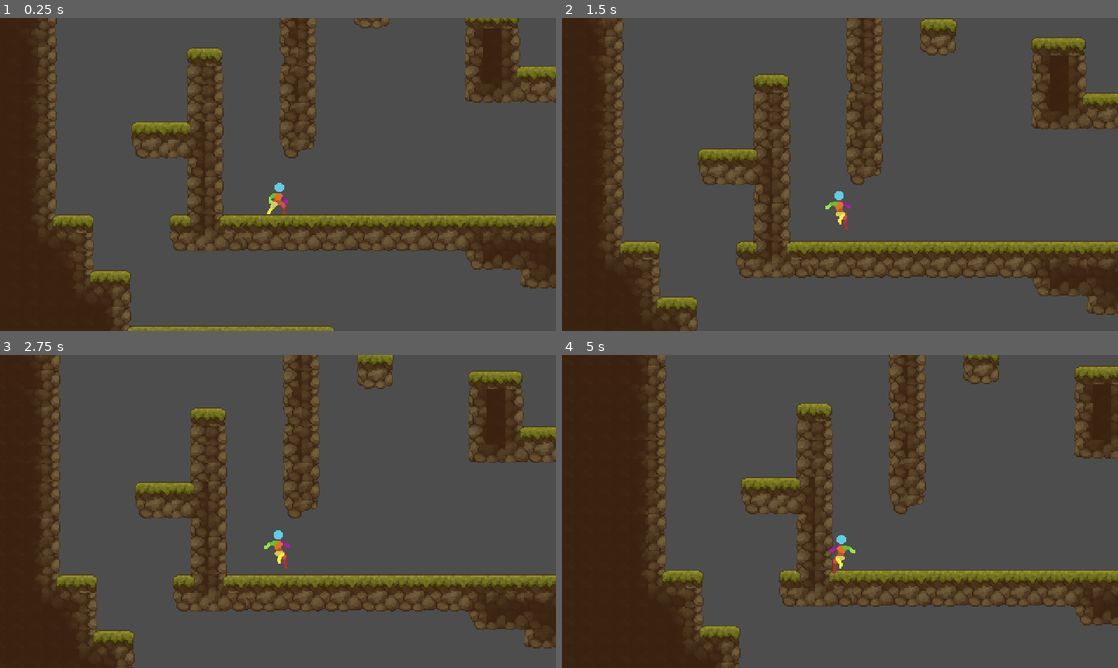
Above: before the commit, frames 1-4 (two rows, left to right).
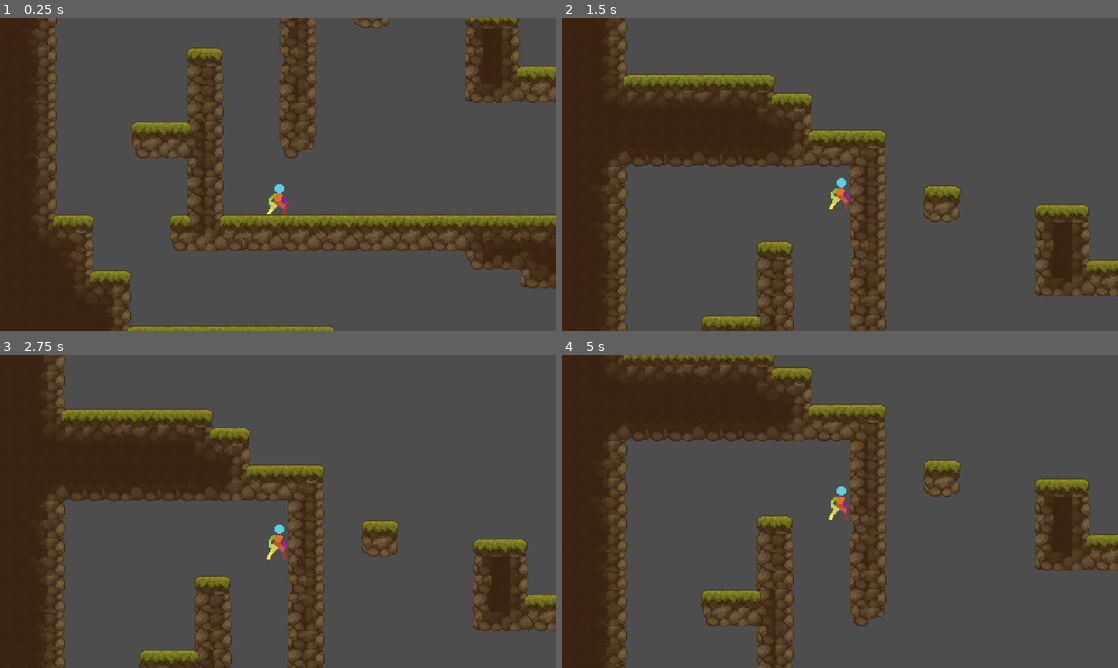
Above: after the commit, the same moments.

Repository: Ketei/UnnamedGame
Game: Godot game, scene res://Test/test_world.tscn
Same seed, same stepped clock (60 frames per second), same inputs: the game is played once before the commit and once after it.
Inputs:
- Up to frame 1 (0.25 s): no input
- Up to frame 2 (1.5 s): tap Enter (ui_accept) at 0.5 s; hold Right (gc_right) 0.53-1.28 s; hold Shift (gc_walk) 0.53-1.28 s; tap A (gc_jump) at 0.77, 0.8, 1.07, 1.35 s; hold Down (gc_down) from 1.28 s (still down)
- Up to frame 3 (2.75 s): tap A (gc_jump) at 1.52, 1.82, 2.3 s; tap Shift (gc_walk) at 1.55 s; release Down (gc_down) at 2.03 s; hold Right (gc_right) from 2.03 s (still down); hold Shift (gc_walk) from 2.03 s (still down)
- Up to frame 4 (5 s): release Right (gc_right) at 2.78 s; release Shift (gc_walk) at 2.78 s; hold Up (gc_up) 2.78-3.53 s; tap Shift (gc_walk) at 2.85, 4.35 s; tap A (gc_jump) at 3.02, 3.32, 4.52, 4.82 s; hold A (gc_jump) 3.53-4.28 s; hold Left (gc_left) from 3.53 s (still down)

The runs differ from the first frame. In frame 1, less than 0.1% of the frame differs, in the area x 48-52%, y 52-63%; in frame 2, 35%; in frame 3, 36%; in frame 4, 46%, in the area x 8-100%, y 0-100%.
Error after the commit: Parse Error: Could not find type "AnimationList" in the current scope. (res://Scripts/Modules/ModuleAnimationPlayer.gd:10)

Commit message:
Updated modules to work with animation state machine

Diff:
--- /dev/null
+++ b/Nodes/StateMachines/player_anim_fsm.tscn
@@ -0,0 +1,42 @@
+[gd_scene load_steps=3 format=3 uid="uid://ergcsbjtx8h5"]
+
+[ext_resource type="Script" path="res://Scripts/BaseClasses/StateMachine.gd" id="1_v4236"]
+[ext_resource type="Script" path="res://Scripts/BaseClasses/Animation/AnimationList.gd" id="2_ccu30"]
+
+[node name="Root" type="Node" node_paths=PackedStringArray("initial_state")]
+script = ExtResource("1_v4236")
+initial_state = NodePath("Ground")
+
+[node name="Ground" type="Node" parent="." node_paths=PackedStringArray("initial_state")]
+script = ExtResource("1_v4236")
+initial_state = NodePath("Movement")
+
+[node name="Movement" type="Node" parent="Ground" node_paths=PackedStringArray("initial_state")]
+script = ExtResource("1_v4236")
+initial_state = NodePath("Idle")
+
+[node name="Idle" type="Node" parent="Ground/Movement"]
+script = ExtResource("2_ccu30")
+
+[node name="Walk" type="Node" parent="Ground/Movement"]
+script = ExtResource("2_ccu30")
+
+[node name="Run" type="Node" parent="Ground/Movement"]
+script = ExtResource("2_ccu30")
+
+[node name="Air" type="Node" parent="." node_paths=PackedStringArray("initial_state")]
+script = ExtResource("1_v4236")
+initial_state = NodePath("Movement")
+
+[node name="Movement" type="Node" parent="Air" node_paths=PackedStringArray("initial_state")]
+script = ExtResource("1_v4236")
+initial_state = NodePath("Fall")
+
+[node name="Jump" type="Node" parent="Air/Movement"]
+script = ExtResource("2_ccu30")
+
+[node name="Fall" type="Node" parent="Air/Movement"]
+script = ExtResource("2_ccu30")
+
+[node name="Liquid" type="Node" parent="."]
+script = ExtResource("1_v4236")
--- a/Scripts/BaseClasses/Behaviour.gd
+++ b/Scripts/BaseClasses/Behaviour.gd
@@ -1,8 +1,13 @@
 extends Node
 class_name Behaviour
 
+# Behaviour Module
 signal change_behaviour(BehaviourPackTarget: String, BehaviourTarget: String)
-signal change_animation(AnimPack: String, AnimAction: String, PlayRandom: bool)
+
+# Animation Nodes
+signal fsm_animation_state(StatePath: String, NewState: String)
+signal fsm_animation_replay(PlayRandom: bool)
+signal use_alternate_animation_set(StatePath: String, AlternateSet: String)
 
 # Set to true if the behaviour is to be loaded as default. This is only relevant for packs that
 # are loaded as default/initial.
--- a/Scripts/BaseClasses/ModuleManager.gd
+++ b/Scripts/BaseClasses/ModuleManager.gd
@@ -1,7 +1,6 @@
 extends Node
 class_name ModuleManager
 
-signal change_animation(AnimPack: String, AnimAction: String)
 
 @export var parent_node: Node
 @export var move_and_slide: bool = false
@@ -9,6 +8,7 @@
 var _loaded_modules: Dictionary = {}
 var _modules_references: Array = []
 var _module_init: Dictionary = {}
+
 
 func _ready():
 	if parent_node:
@@ -27,8 +27,6 @@
 		var loading_prio: int = QuickMath.array_get_lowest_numberi(_module_init.keys())
 
 		for module in _module_init[str(loading_prio)]:
-			if module is ModuleBehaviour:
-				module.change_animation.connect(_change_animation)
 
 			module.module_manager = self
 			module.set_up_module()
@@ -71,10 +69,20 @@
 		print_debug(ModuleType + " will be replaced")
 
 
-func _change_animation(Pack: String, Action: String, PlayRandom: bool) -> void:
+func _set_animation_action(ActionName: String) -> void:
 	if not has_module("animation-player"):
 		return
-	get_module("animation-player").custom_play(Pack, Action, PlayRandom)
+	var animation_module: ModuleAnimationPlayer = get_module("animation-player")
+	animation_module.set_action(ActionName)
+	animation_module.play_animation()
+
+
+func _set_animation_pack(PackName: String) -> void:
+	if not has_module("animation-player"):
+		return
+	var animation_module: ModuleAnimationPlayer = get_module("animation-player")
+	animation_module.set_pack(PackName)
+	animation_module.play_animation()
 
 
 func actor_submerged(IsActorSubmerged: bool) -> void:
@@ -102,6 +110,30 @@
 	return get_module("terrain-tracker").terrain_state
 
 
+# ModuleAnimation Functions
+## Changes a state of the animation state machine inside the animation module.
+func change_animation_state(Path: String, NewState: String) -> void:
+	if not has_module("animation-player"):
+		return
+
+	get_module("animation-player").set_anim_state(Path, NewState)
+
+
+## Uses an alternate animation set.
+func change_animation_set(Path: String, AltSet: String) -> void:
+	if not has_module("animation-player"):
+		return
+
+	get_module("animation-player").use_alternate_animations(Path, AltSet)
+
+
+func replay_animation(PlayRandom: bool) -> void:
+	if not has_module("animation-player"):
+		return
+
+	get_module("animation-player").replay_animation(PlayRandom)
+
+
 func _physics_process(delta):
 	for module in _modules_references:
 		if module is ModuleAnimationPlayer:
--- a/Scripts/Modules/Behaviours/Movement/Player/Fall.gd
+++ b/Scripts/Modules/Behaviours/Movement/Player/Fall.gd
@@ -21,7 +21,7 @@
 
 	if not player.is_on_air:
 		player.is_on_air = true
-	change_animation.emit("movement-air", "fall", false)
+	fsm_animation_state.emit("root/air/movement", "fall")
 	terrain_tracker.terrain_changed.connect(_change_terrain_state)
 
 
@@ -44,9 +44,9 @@
 		else:
 			jump_buffer.start()
 	elif event.is_action_pressed("gc_walk"):
-		player.toggle_walk()
+		player.is_walking = not player.is_walking
 	elif event.is_action_released("gc_walk") and player.walk_hold:
-		player.toggle_walk()
+		player.is_walking = false
 
 
 func handle_physics(delta : float) -> void:
--- a/Scripts/Modules/Behaviours/Movement/Player/Idle.gd
+++ b/Scripts/Modules/Behaviours/Movement/Player/Idle.gd
@@ -9,6 +9,7 @@
 	behaviour_id = "idle"
 	is_default = true
 
+
 func setup_behaviour() -> void:
 	terrain_tracker = behaviour_module.module_manager.get_module("terrain-tracker")
 
@@ -16,7 +17,7 @@
 func enter(_args:= {}):
 	if not player:
 		return
-		#return
+
 	if terrain_tracker.terrain_state == GameProperties.TerrainState.AIR:
 		if player.velocity.y < 0:
 			change_behaviour.emit("movement", "jump")
@@ -24,15 +25,20 @@
 			change_behaviour.emit("movement", "fall")
 		return
 
+	player.update_input_axis(true, false)
+
+	if player.axis_strength.x != 0:
+		if player.is_walking:
+			change_behaviour.emit("movement", "walk")
+		else:
+			change_behaviour.emit("movenet", "run")
+
 	if player.air_jump_count != 0:
 		player.air_jump_count = 0
 
 	terrain_tracker.terrain_changed.connect(_change_terrain_state)
 
-	if player.is_crouching:
-		change_animation.emit("movement-ground", "idle-crouch", false)
-	else:
-		change_animation.emit("movement-ground", "idle", false)
+	fsm_animation_state.emit("root/ground/movement", "idle")
 
 
 func exit():
@@ -52,16 +58,10 @@
 
 	elif event.is_action_pressed("gc_crouch"):
 		player.is_crouching = not player.is_crouching
-
-		if player.is_crouching:
-			change_animation.emit("movement-ground", "idle-crouch", false)
-		else:
-			change_animation.emit("movement-ground", "idle", false)
-
 	elif event.is_action_pressed("gc_walk"):
-		player.toggle_walk()
+		player.is_walking = not player.is_walking
 	elif event.is_action_released("gc_walk") and player.walk_hold:
-		player.toggle_walk()
+		player.is_walking = false
 
 
 func set_target_node(NewTargetNode) -> void:
--- a/Scripts/Modules/Behaviours/Movement/Player/Jump.gd
+++ b/Scripts/Modules/Behaviours/Movement/Player/Jump.gd
@@ -18,7 +18,7 @@
 		player.is_on_air = true
 
 	current_terrain = terrain_tracker.terrain_state
-	change_animation.emit("movement-air", "jump", false)
+	fsm_animation_state.emit("root/air/movement", "jump")
 	terrain_tracker.terrain_changed.connect(_change_terrain_state)
 
 	_jump_timer_restore.start()
@@ -45,13 +45,13 @@
 		if player.can_actor_jump(false):
 			player.jump(false)
 			terrain_tracker.temp_disable_ground_raycast(0.1)
-			change_animation.emit("movement-air", "jump", false)
+			fsm_animation_replay.emit(false)
 		else:
 			jump_buffer.start()
 	elif event.is_action_pressed("gc_walk"):
-		player.toggle_walk()
+		toggle_walk(!player.is_walking)
 	elif event.is_action_released("gc_walk") and player.walk_hold:
-		player.toggle_walk()
+		toggle_walk(false)
 
 	elif event.is_action_pressed("gc_crouch"):
 		player.toggle_walk()
@@ -97,6 +97,12 @@
 		if 0 < jump_buffer.time_left and player.can_actor_jump(true):
 			jump_buffer.stop()
 			player.jump(true, player.jump_velocity / (2 - int(Input.is_action_pressed("gc_jump"))))
-			change_animation.emit("movement-air", "jump", false)
-	elif current_terrain == GameProperties.TerrainState.LIQUID:
-		change_behaviour.emit("movement", "swim-idle")
+			fsm_animation_replay.emit(false)
+
+
+func toggle_walk(IsWalking: bool) -> void:
+	player.is_walking = IsWalking
+	if player.is_walking:
+		fsm_animation_state.emit("root/ground/movement", "walk")
+	else:
+		fsm_animation_state.emit("root/ground/movement", "run")
--- a/Scripts/Modules/Behaviours/Movement/Player/Run.gd
+++ b/Scripts/Modules/Behaviours/Movement/Player/Run.gd
@@ -12,9 +12,8 @@
 func enter(_args:= {}):
 	if not player:
 		return
-
-	change_animation.emit("movement-ground", "run", false)
 	terrain_tracker.terrain_changed.connect(_change_terrain_state)
+	fsm_animation_state.emit("root/ground/movement", "run")
 
 
 func exit():
@@ -31,10 +30,6 @@
 			player.jump(true)
 			terrain_tracker.temp_disable_ground_raycast(0.1)
 			change_behaviour.emit("movement", "jump")
-	elif event.is_action_pressed("gc_crouch"):
-		player.is_crouching = not player.is_crouching
-		if player.is_crouching:
-			change_behaviour.emit("movement", "walk")
 	elif event.is_action_pressed("gc_walk"):
 		player.is_walking = true
 		change_behaviour.emit("movement", "walk")
--- a/Scripts/Modules/Behaviours/Movement/Player/Walk.gd
+++ b/Scripts/Modules/Behaviours/Movement/Player/Walk.gd
@@ -8,12 +8,8 @@
 	if not player:
 		return
 
-	if player.is_crouching:
-		change_animation.emit("movement-ground", "walk-crouch", false)
-	else:
-		change_animation.emit("movement-ground", "walk", false)
-
 	terrain_tracker.terrain_changed.connect(_change_terrain_state)
+	fsm_animation_state.emit("root/ground/movement", "walk")
 
 
 func exit():
@@ -31,19 +27,10 @@
 			terrain_tracker.temp_disable_ground_raycast(0.1)
 			change_behaviour.emit("movement", "jump")
 
-	elif event.is_action_pressed("gc_crouch"):
-		player.is_crouching = not player.is_crouching
-
-		if player.is_crouching:
-			change_animation.emit("movement-ground", "crouch")
-		elif player.is_walking:
-			change_animation.emit("movement-ground", "walk")
-		else:
+	elif event.is_action_pressed("gc_walk"):
+		player.is_walking = not player.is_walking
+		if not player.is_walking:
 			change_behaviour.emit("movement", "run")
-
-	elif event.is_action_pressed("gc_walk"):
-		player.is_walking = false
-		change_behaviour.emit("movement", "run")
 
 	elif event.is_action_released("gc_walk") and player.walk_hold:
 		player.is_walking = false
--- a/Scripts/Modules/ModuleAnimationPlayer.gd
+++ b/Scripts/Modules/ModuleAnimationPlayer.gd
@@ -2,10 +2,12 @@
 extends AnimationPlayer
 class_name ModuleAnimationPlayer
 
-# PackName(String):ActionName(String):AnimationName(Array[String]) <- AnimationName(String)
-## A dictionary that stores the string names of the actions inside their respective
-## packs. Naming pattern is all lowercase with _ instead of whitespace.
-var animation_list = {}
+## If true custom_play will play random animations unless the argument is
+## overriden in the function
+@export var play_random: bool = false
+
+var animation_state_machine: StateMachine
+var current_anim_list: AnimationList
 
 # Required for the manager to track them.
 var module_type: String = "animation-player"
@@ -14,108 +16,82 @@
 var is_module_enabled: bool = true : set = _module_enabled_override
 var module_manager : ModuleManager
 
-var current_pack: String = ""
+
+## Registers a single animation to an ActionKey
+func register_animation(AnimationPath: String, AnimationKey: String) -> void:
+	if not is_module_enabled or not has_animation(AnimationKey):
+		return
+
+	var _target_fsm : AnimationList = animation_state_machine.travel_down(AnimationPath)
+	if not _target_fsm:
+		return
+
+	_target_fsm.add_animation(AnimationKey)
+
+
+## Registers a whole array of animations to an ActionKey
+func register_animations(AnimationPath: String, ActionKey: String, AnimationKeys: Array[String]) -> void:
+	if not is_module_enabled:
+		return
+
+	var _verified_animations: Array = []
+
+	for anim_name in AnimationKeys:
+		if not has_animation(anim_name):
+			continue
+		_verified_animations.append(anim_name)
+
+	var _target_fsm: AnimationList = animation_state_machine.travel_down(AnimationPath)
+
+	if not _target_fsm:
+		return
+
+	_target_fsm.add_animations(_verified_animations)
 
 
 ## Called by the module manager when setting up. Register animations here.
 func set_up_module() -> void:
-	pass
+	is_module_enabled = true
 
 
 func _module_enabled_override(Value: bool) -> void:
 	is_module_enabled = Value
 
 
-## Gets the first registered animation of the pack[action] unless play random is true,
-## if so, it'll get a random animation in the array.
-func get_anim_in_action_pack(PackName: String, ActionName: String, GetRandom := false) -> String:
-	if not anims_available(PackName, ActionName):
-		return ""
-
-	if GetRandom:
-		return animation_list[PackName][ActionName].pick_random()
-	else:
-		return animation_list[PackName][ActionName].front()
+func set_default_animation(StatePath: String, AnimationKey: String) -> void:
+	var _fsm: AnimationList = animation_state_machine.travel_down(StatePath)
+	if not _fsm:
+		return
+	_fsm.set_default_animation(AnimationKey)
+	if _fsm == current_anim_list:
+		custom_play()
 
 
-func anims_available(PackName: String, ActionName: String) -> bool:
-	if not is_anim_in_list(PackName, ActionName):
-		return false
+func set_anim_state(AnimationPath: String, NewState: String) -> void:
+	var _fsm: StateMachine = animation_state_machine.travel_down(AnimationPath)
+	if not _fsm:
+		return
+	_fsm.set_state(NewState)
 
-	return !animation_list[PackName][ActionName].is_empty()
+	custom_play()
 
 
-func is_anim_in_list(PackName: String, ActionName: String = "", AnimationName: String = "") -> bool:
-	var _return_bool: bool = false
-
-	if animation_list.has(PackName):
-		_return_bool = true
-
-	if ActionName == "" or not _return_bool:
-		return _return_bool
-
-	if not animation_list[PackName].has(ActionName):
-		_return_bool = false
-
-	if AnimationName == "" or not _return_bool:
-		return _return_bool
-
-	if not animation_list[PackName][ActionName].has(AnimationName):
-		_return_bool = false
-
-	return _return_bool
+func set_alternate_animations(AnimationPath: String, AlternateSet: String) -> void:
+	var _fsm: AnimationList = animation_state_machine.travel_down(AnimationPath)
+	if not _fsm:
+		return
+	if _fsm == current_anim_list and _fsm.set_animation_override(AlternateSet):
+		custom_play()
 
 
-## Registers an animation in the action name of the specified animation pack. If you want the animation to be
-## the default of the action in the pack then it'll be inserted at the start of the array. It's reccomended
-## to NOT preserve the order if registering as default, since this means ALL registered animations
-# will have to be reindexed.
-func register_animation(TargetPack: String, ActionName: String, AnimationKey: String, RegisterAsDefault := false,  PreserveOrder := false) -> void:
-	if not is_module_enabled or not has_animation(AnimationKey):
-		return
-
-	anim_data_validation(TargetPack, ActionName)
-
-	if RegisterAsDefault:
-		if PreserveOrder:
-			animation_list[TargetPack][ActionName].insert(0, AnimationKey)
-		else:
-			QuickMath.insert_in_array(0, AnimationKey, animation_list[TargetPack][ActionName])
-	else:
-		animation_list[TargetPack][ActionName].append(AnimationKey)
+## Custom function for the module. Does exactly the same as play() but picks
+## the animation from the state machine.
+func custom_play(PlayRandom: bool = play_random, CustomBlend: float = -1, CustomSpeed: float = 1.0, FromEnd: bool = false) -> void:
+	var _preload_list = animation_state_machine.get_state()
+	if _preload_list != current_anim_list:
+		current_anim_list = _preload_list
+		play(current_anim_list.get_animation(PlayRandom), CustomBlend, CustomSpeed, FromEnd)
 
 
-## Unregisters an animation in the action name of the specified animation pack. It's reccomended
-## NOT to preserve the order since this means all registered animations to the right will have to be reindexed.
-func unregister_animation(TargetPack: String, TargetAction: String, AnimationKey: String, PreserveOrder := false) -> void:
-	if is_anim_in_list(TargetPack, TargetAction, AnimationKey) or not is_module_enabled:
-		return
-
-	if PreserveOrder:
-		animation_list[TargetPack][TargetAction].erase(AnimationKey)
-	else:
-		QuickMath.erase_array_element(AnimationKey, animation_list[TargetPack][TargetAction])
-
-
-func set_default_animation(TargetPack: String, ActionName: String, AnimationKey: String) -> void:
-	if not is_anim_in_list(TargetPack, ActionName, AnimationKey):
-		return
-
-	QuickMath.array_bring_to_front(AnimationKey, animation_list[TargetPack][ActionName])
-
-
-func anim_data_validation(PackName: String, ActionName: String) -> void:
-	if not animation_list.has(PackName):
-		animation_list[PackName] = {}
-
-	if not animation_list[PackName].has(ActionName):
-		animation_list[PackName][ActionName] = []
-
-
-## Custom function for the module. Does exactly the same as play() but picks the animation by giving it
-## a pack and action.
-func custom_play(PackName: String, ActionName: String, RandomAnim: bool = false, CustomBlend: float = -1, CustomSpeed: float = 1.0, FromEnd: bool = false) -> void:
-	var _anim_to_play: String = get_anim_in_action_pack(PackName, ActionName, RandomAnim)
-	if _anim_to_play != "":
-		current_pack = PackName
-		play(_anim_to_play, CustomBlend, CustomSpeed, FromEnd)
+func replay_animation(PlayRandom: bool = play_random) -> void:
+	play(current_anim_list.get_animation(PlayRandom))
